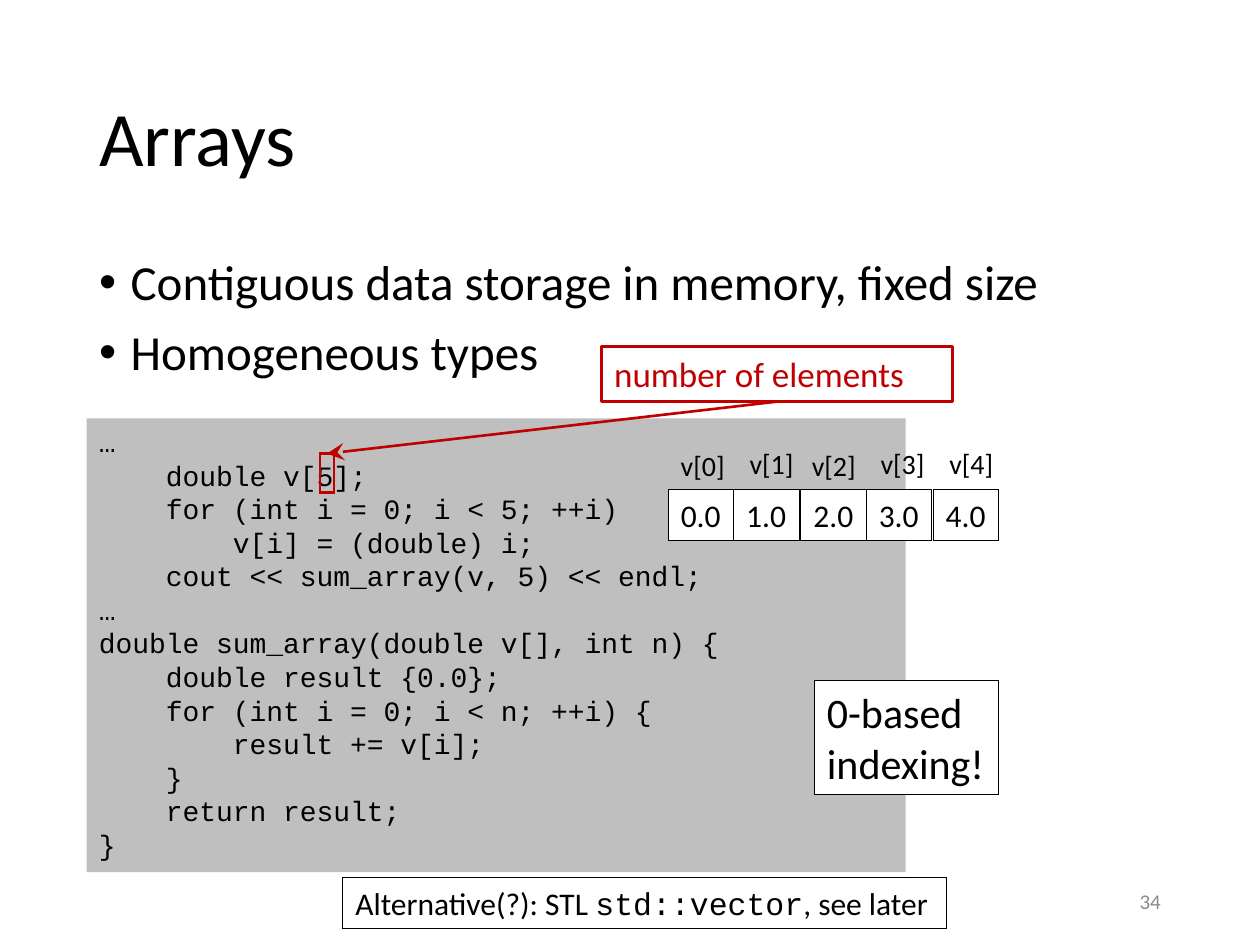
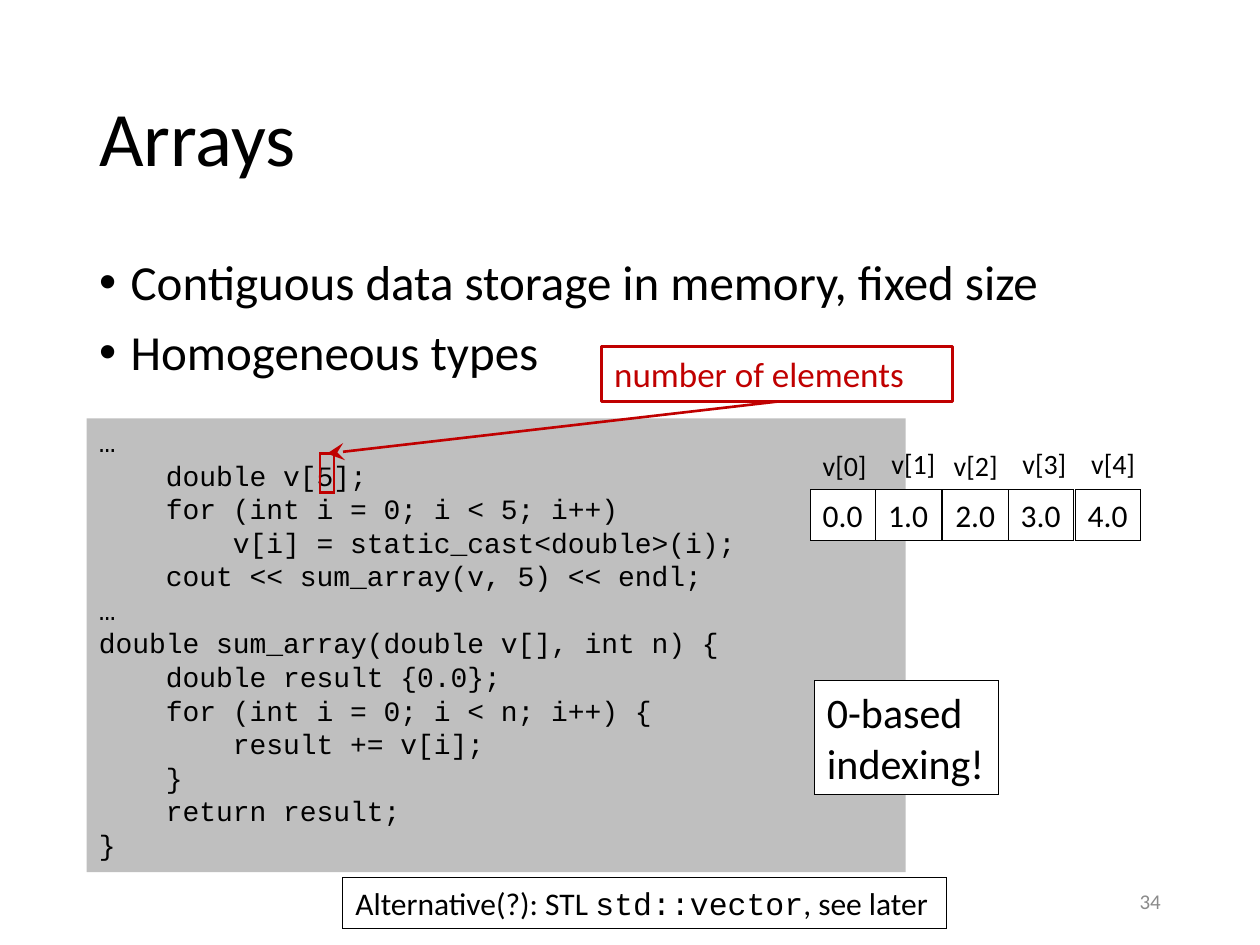
Before and after one commit to gjbex/training-material, a slide deck: slide 34 of CPlusPlus/scientific_cpp.pptx. Drawn at 1260x945 pixels with LibreOffice and Linux fonts; fonts in the diff are those of the drawing. Boxes give left, top, right and bottom in pixels: in the first picture for what was removed or moved away, otherwise in the second. Text is boxed around its words. In the diff, an @@ line names an element or a change of style, - is before the commit and + after.

```diff
--- a/CPlusPlus/scientific_cpp.pptx
+++ b/CPlusPlus/scientific_cpp.pptx
@@ 4 rectangles, 4 texts: place and size @@
-4 rectangles, 4 texts at bbox=[668, 453, 999, 541]
+4 rectangles, 4 texts at bbox=[810, 451, 1140, 541]
@@ text "v[3]" rewrapped from bbox=[881, 451, 925, 481] to bbox=[1022, 453, 1066, 478] @@
@@ text in rectangle at bbox=[166, 499, 735, 559]: text changed @@
-for (int i = 0; i < 5; ++i)
-v[i] = (double) i;
+for (int i = 0; i < 5; i++)
+v[i] = static_cast<double>(i);
@@ rectangle "1.0": place and size @@
-rectangle "1.0" at bbox=[733, 490, 799, 541]
+rectangle "1.0" at bbox=[876, 490, 941, 541]
@@ text in rectangle at bbox=[166, 701, 618, 727]: text changed @@
-for (int i = 0; i < n; ++i) {
+for (int i = 0; i < n; i++) {
```
Also in this commit, not shown: 25 other slides changed.
